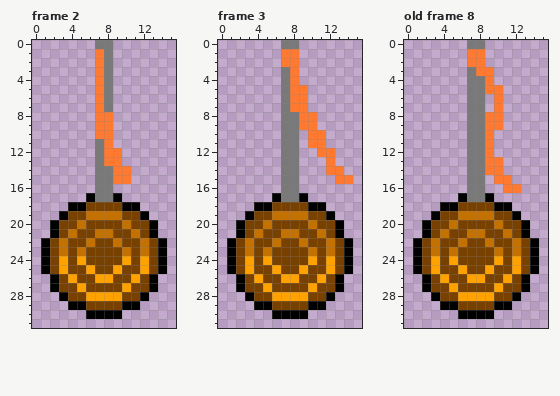
Pixel-art file, stored at src/assets/sprites/world/pole.aseprite. This is how it looked before the edit.
16x32 pixels, 20 frames. Shown: frame 2, frame 3, old frame 8. The commit also changed other frames, which this record leaves out.
And afterwards:
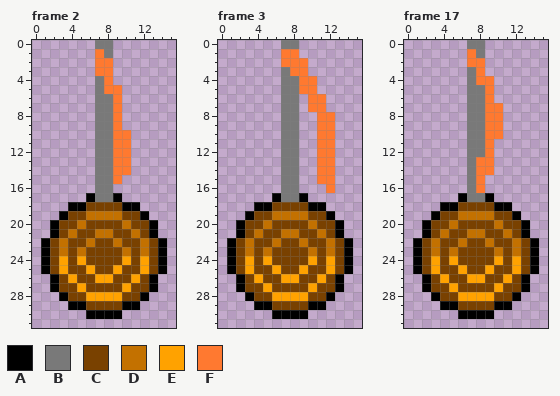
Palette (. is transparent): A #000000  B #797979  C #794100  D #c37100  E #ffa200  F #ff7930
A new or re-ordered frame is compared with the old frame closest to it.
Diff:
{"change": "frames 20 -> 22"}
{"where": "frame 2, layer \"Layer 2\""}
{"frame":2,"y":2,"x":8,"old":"B","new":"F"}
{"frame":2,"y":3,"x":8,"old":"B","new":"F"}
{"frame":2,"y":4,"x":7,"old":"FB","new":"BF"}
{"frame":2,"y":5,"x":7,"old":"FB.","new":"BFF"}
{"frame":2,"y":6,"x":7,"old":"F","new":"B"}
{"frame":2,"y":6,"x":9,"old":".","new":"F"}
{"frame":2,"y":7,"x":7,"old":"F","new":"B"}
{"frame":2,"y":7,"x":9,"old":".","new":"F"}
{"frame":2,"y":8,"x":7,"old":"FF.","new":"BBF"}
{"frame":2,"y":9,"x":7,"old":"FF.","new":"BBF"}
{"frame":2,"y":10,"x":7,"old":"FF..","new":"BBFF"}
{"frame":2,"y":11,"x":8,"old":"F..","new":"BFF"}
{"frame":2,"y":12,"x":8,"old":"F","new":"B"}
{"frame":2,"y":12,"x":10,"old":".","new":"F"}
{"frame":2,"y":13,"x":8,"old":"F","new":"B"}
{"frame":2,"y":13,"x":10,"old":".","new":"F"}
{"frame":2,"y":15,"x":10,"old":"F","new":"."}
{"where": "frame 3, layer \"Layer 2\""}
{"frame":3,"y":2,"x":9,"old":".","new":"F"}
{"frame":3,"y":3,"x":9,"old":".","new":"F"}
{"frame":3,"y":4,"x":8,"old":"F..","new":"BFF"}
{"frame":3,"y":5,"x":8,"old":"F","new":"B"}
{"frame":3,"y":5,"x":10,"old":".","new":"F"}
{"frame":3,"y":6,"x":8,"old":"FF..","new":"B.FF"}
{"frame":3,"y":7,"x":8,"old":"FF..","new":"B.FF"}
{"frame":3,"y":8,"x":9,"old":"FF..","new":"..FF"}
{"frame":3,"y":9,"x":9,"old":"FF..","new":"..FF"}
{"frame":3,"y":10,"x":10,"old":"F","new":"."}
{"frame":3,"y":10,"x":12,"old":".","new":"F"}
{"frame":3,"y":11,"x":10,"old":"F","new":"."}
{"frame":3,"y":11,"x":12,"old":".","new":"F"}
{"frame":3,"y":13,"x":11,"old":".","new":"F"}
{"frame":3,"y":14,"x":11,"old":".","new":"F"}
{"frame":3,"y":14,"x":13,"old":"F","new":"."}
{"frame":3,"y":15,"x":11,"old":"..FF","new":"FF.."}
{"frame":3,"y":16,"x":12,"old":".","new":"F"}
{"where": "frame 17 is new; against old frame 8, layer \"Layer 2\""}
{"frame":17,"y":1,"x":8,"old":"F","new":"B"}
{"frame":17,"y":3,"x":9,"old":"F","new":"."}
{"frame":17,"y":4,"x":8,"old":"B","new":"F"}
{"frame":17,"y":5,"x":10,"old":"F","new":"."}
{"frame":17,"y":6,"x":9,"old":".F","new":"F."}
{"frame":17,"y":7,"x":9,"old":".","new":"F"}
{"frame":17,"y":10,"x":10,"old":".","new":"F"}
{"frame":17,"y":13,"x":8,"old":"B","new":"F"}
{"frame":17,"y":13,"x":10,"old":"F","new":"."}
{"frame":17,"y":14,"x":8,"old":"B","new":"F"}
{"frame":17,"y":14,"x":10,"old":"F","new":"."}
{"frame":17,"y":15,"x":8,"old":"B","new":"F"}
{"frame":17,"y":15,"x":10,"old":"FF","new":".."}
{"frame":17,"y":16,"x":8,"old":"B","new":"F"}
{"frame":17,"y":16,"x":11,"old":"FF","new":".."}
{"label":"changed","picture_box":[95,58,131,184]}
{"label":"changed","picture_box":[290,58,353,193]}
{"label":"changed","picture_box":[476,49,521,193]}
